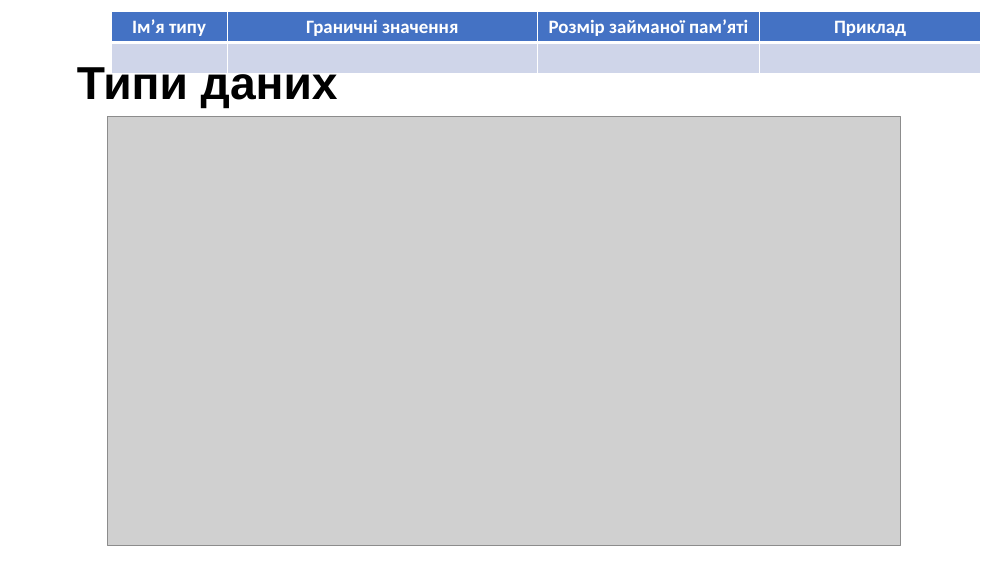
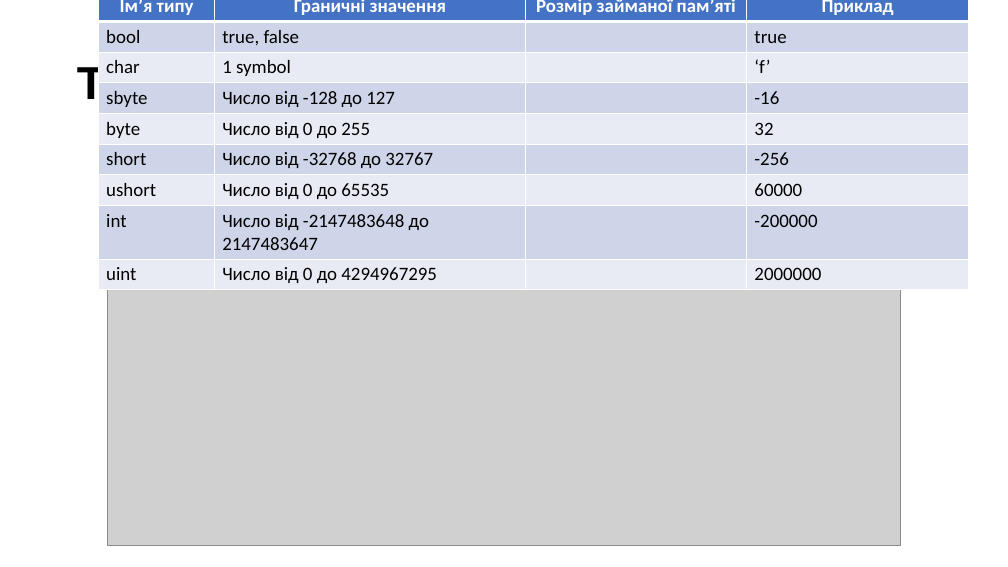
Before and after one commit to arg3ntuum/UnityCourse, a slide deck: slide 25 of Unity Модуль 1 Урок 1. Структура проекту. Зміні.pptx. Drawn at 1008x567 pixels with LibreOffice and Linux fonts; fonts in the diff are those of the drawing; grey boxes stand for pictures. Boxes give left, top, right and bottom in pixels: in the first picture for what was removed or moved away, otherwise in the second. Text is boxed around its words. In the diff, an @@ line names an element or a change of style, - is before the commit and + after.

Commit message:
udp

```diff
--- a/Unity Модуль 1 Урок 1. Структура проекту. Зміні.pptx
+++ b/Unity Модуль 1 Урок 1. Структура проекту. Зміні.pptx
@@ table at (98, 0, 969, 289) @@
-row 2:  |  |  | 
+row 2: bool | true, false |  | true
+row 3: char | 1 symbol |  | ‘f’
+row 4: sbyte | Число від -128 до 127 |  | -16
+row 5: byte | Число від 0 до 255 |  | 32
+row 6: short | Число від -32768 до 32767 |  | -256
+row 7: ushort | Число від 0 до 65535 |  | 60000
+row 8: int | Число від -2147483648 до 2147483647 |  | -200000
+row 9: uint | Число від 0 до 4294967295 |  | 2000000
@@ table: place and size @@
-table at (111, 12, 982, 73)
+table at (98, 0, 969, 289)
```
